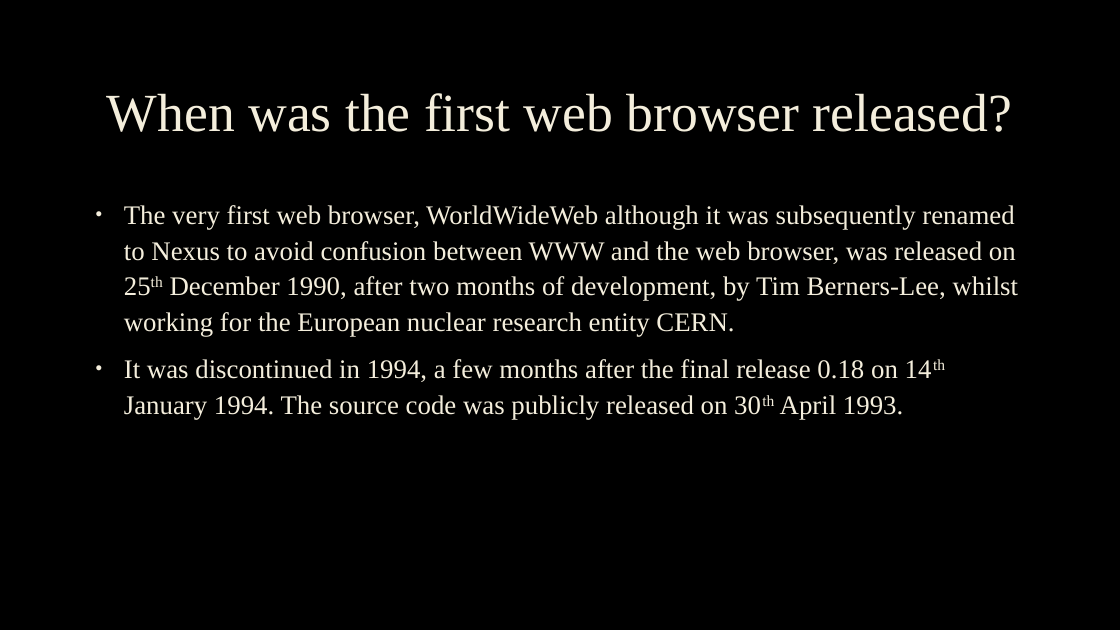
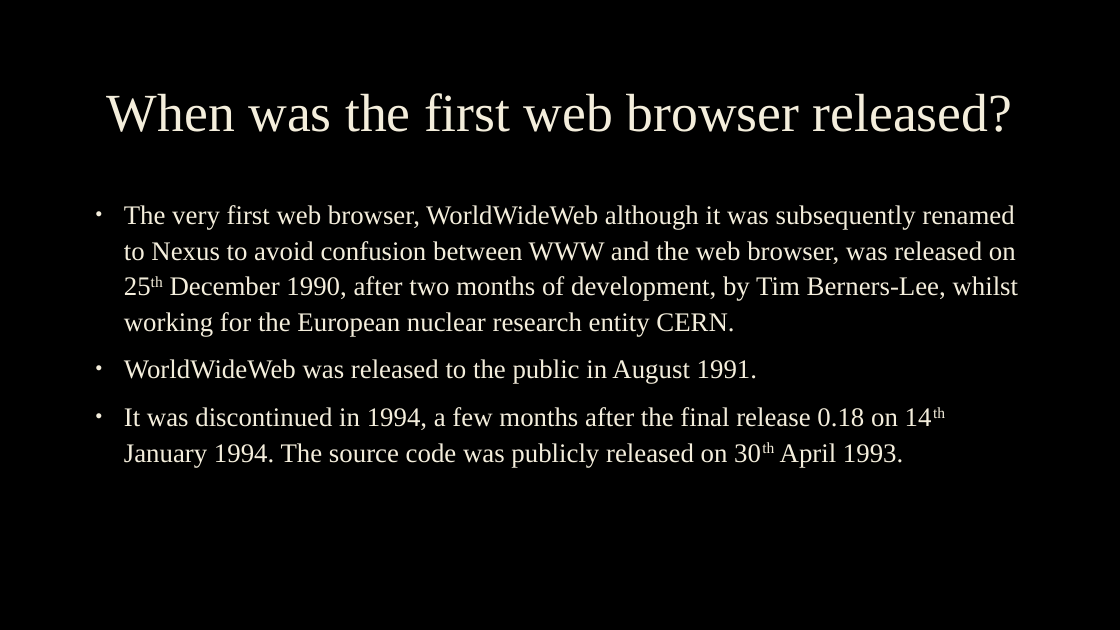
Before and after one commit to mandyfarrugia2001/webdevtuts, a slide deck: slide 5 of Presentations/4. Creating your first webpage using HTML.pptx. Drawn at 1120x630 pixels with LibreOffice and Linux fonts; fonts in the diff are those of the drawing; background and template pictures are left out. Boxes give left, top, right and bottom in pixels: in the first picture for what was removed or moved away, otherwise in the second. Text is boxed around its words. In the diff, an @@ line names an element or a change of style, - is before the commit and + after.

```diff
--- a/Presentations/4. Creating your first webpage using HTML.pptx
+++ b/Presentations/4. Creating your first webpage using HTML.pptx
@@ text at [124,359,757,384]: paragraph added @@
+• WorldWideWeb was released to the public in August 1991.
```
